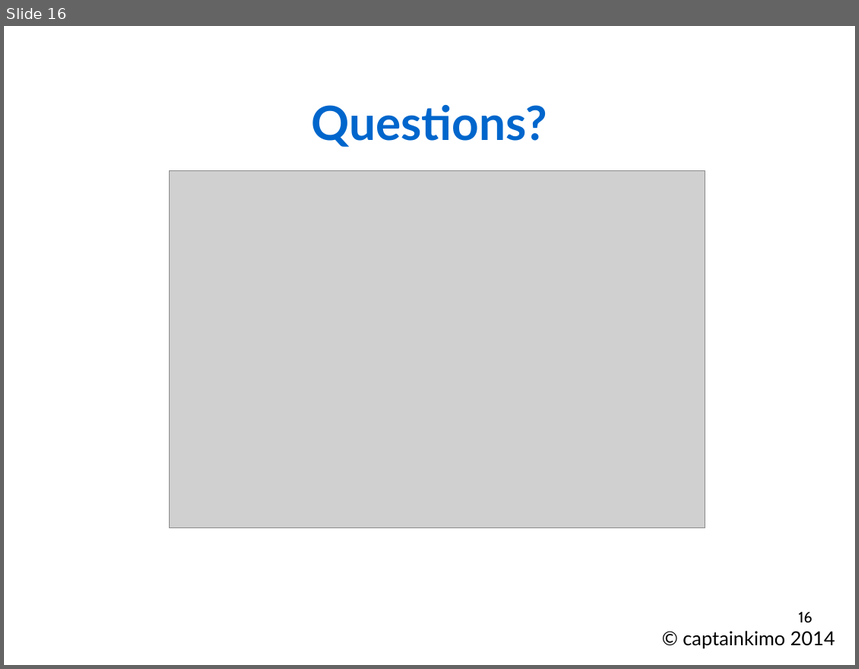
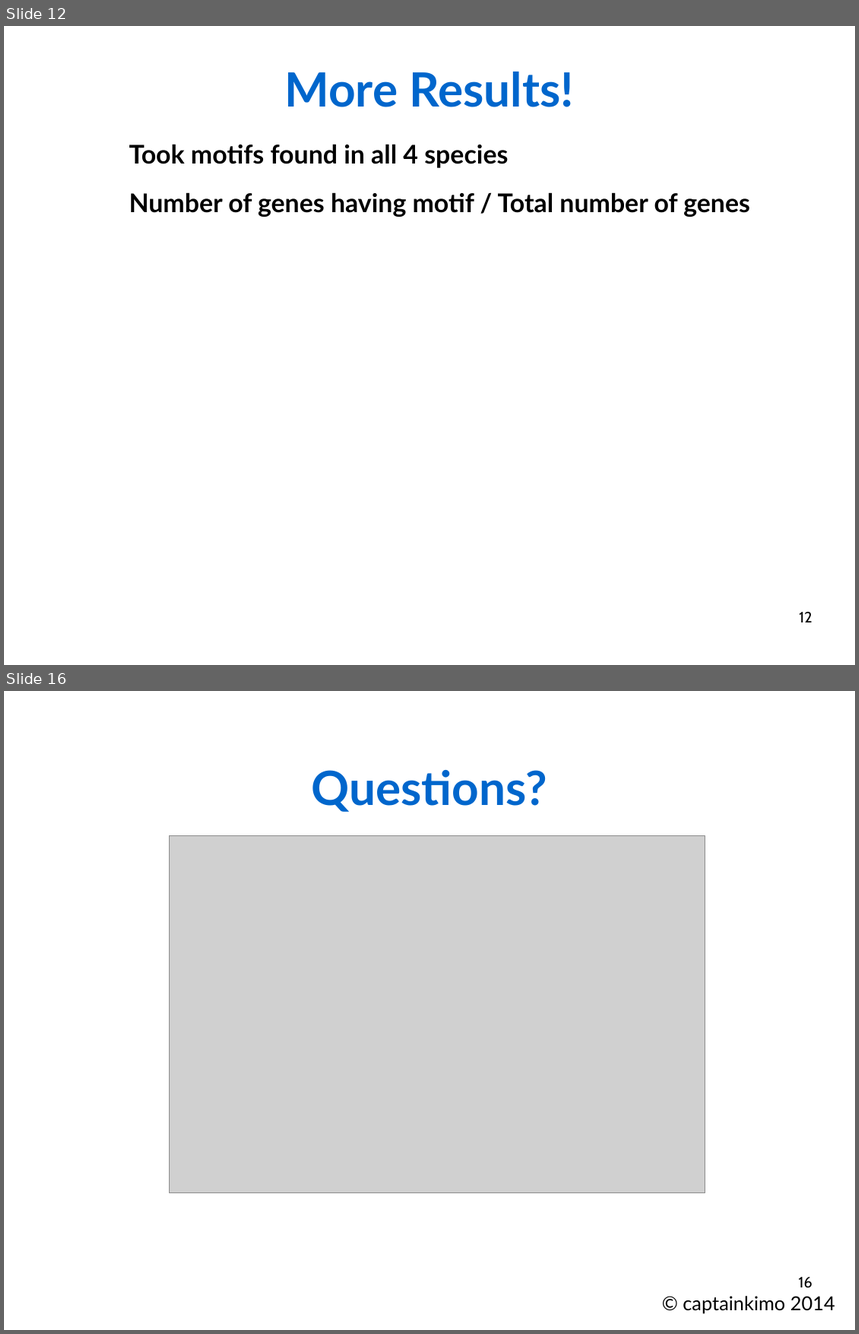
Before and after one commit to Rekyt/lynchlabpresentation2014, a slide deck: LabMeetingPresentation.odp. Shown one above the other, each under a label of ours: slide 16 before the commit, slides 12 and 16 after it; the slides between them are not shown. The pictures are 859x669 and 859x1334 pixels, drawn with LibreOffice and Linux fonts; fonts in the diff are those of the drawing; grey boxes stand for pictures. Boxes give left, top, right and bottom in pixels: in the first picture for what was removed or moved away, otherwise in the second. Text is boxed around its words. In the diff, an @@ line names an element or a change of style, - is before the commit and + after.

```diff
--- a/LabMeetingPresentation.odp
+++ b/LabMeetingPresentation.odp
@@ slide 12 added at (x1=4, y1=26, x2=855, y2=665), background #FFFFFF @@
@@ text added at (x1=284, y1=72, x2=574, y2=107), 44 pt, text #0066CC, bold @@
+More Results!
@@ text added at (x1=129, y1=144, x2=508, y2=168), 24 pt, text #000000, bold @@
+Took motifs found in all 4 species
@@ text added at (x1=129, y1=192, x2=750, y2=217), 24 pt, text #000000, bold @@
+Number of genes having motif / Total number of genes
@@ page number added at (x1=799, y1=612, x2=812, y2=623), 14 pt, text #000000 @@
+12
```
Also in this commit, not shown: 2 slides changed, 3 other slides added, 4 slides removed.
